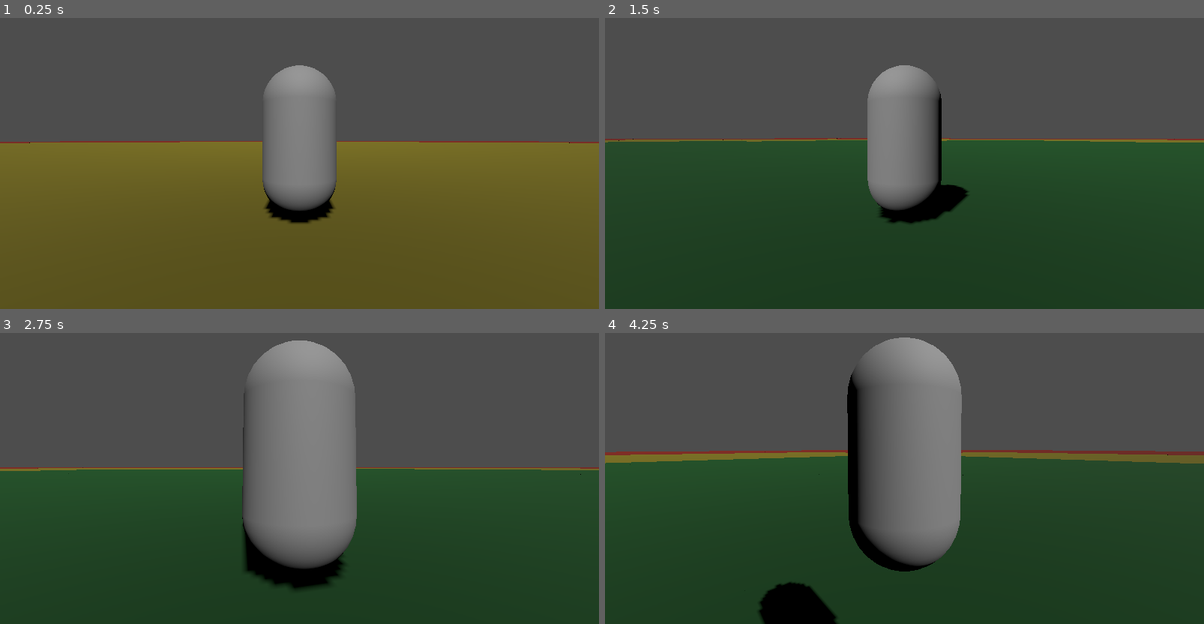
Above: before the commit, frames 1-4 (two rows, left to right).
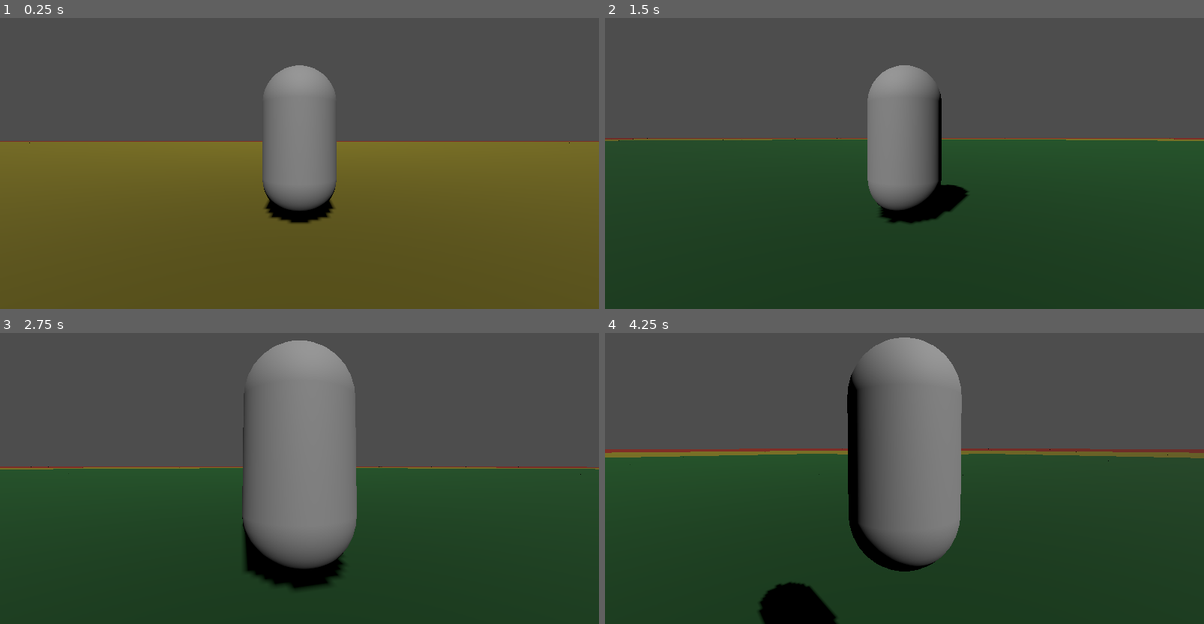
Above: after the commit, the same moments.

Repository: xwilson03/OpenWorldTest
Game: Godot game, scene res://scenes/root.tscn
The game is run twice, just before and just after one commit, with the same random seed, the same clock (stepped at 60 frames per second) and the same inputs.
Inputs (mouse positions are in pixels of both pictures, inside the frame that each line leads up to):
- Up to frame 1 (0.25 s): no input
- Up to frame 2 (1.5 s): tap Enter at 0.5 s; move the mouse to (934, 140) at 0.52 s; hold W (move_forward) from 0.53 s (still down); tap Mouse wheel up (zoom_in) at 0.6 s; tap Space (jump) at 0.77 s; move the mouse to (874, 143) at 1.27 s; tap Mouse wheel down (zoom_out) at 1.35 s
- Up to frame 3 (2.75 s): keep holding W (move_forward); tap Space (jump) at 1.52 s; move the mouse to (311, 449) at 2.02 s; tap Mouse wheel up (zoom_in) at 2.1 s
- Up to frame 4 (4.25 s): keep holding W (move_forward); move the mouse to (898, 461) at 2.77 s; tap Mouse wheel down (zoom_out) at 2.85 s; tap Space (jump) at 3.02, 3.77 s; move the mouse to (946, 461) at 3.52 s; tap Mouse wheel up (zoom_in) at 3.6 s

The runs differ from the first frame. In frame 1, 0.2% of the frame differs, in the area x 0-100%, y 42-44%; in frame 2, 0.7%; in frame 3, 0.6%; in frame 4, 2.3%, in the area x 0-100%, y 39-45%.

Commit message:
reverts worldgen size changes

Diff:
--- a/scenes/root.tscn
+++ b/scenes/root.tscn
@@ -20,9 +20,9 @@
 
 [node name="World" type="Node3D" parent="."]
 script = ExtResource("4_yaodl")
-world_radius = 8
+world_radius = 20
 chunk_size = 40.0
-lod_ranges = Array[int]([-1, 80, 160])
+lod_ranges = Array[int]([-1, 120, 240])
 
 [node name="DirectionalLight3D" type="DirectionalLight3D" parent="World"]
 transform = Transform3D(1, 0, 0, 0, 0.707107, 0.707107, 0, -0.707107, 0.707107, 0, 20, 0)
